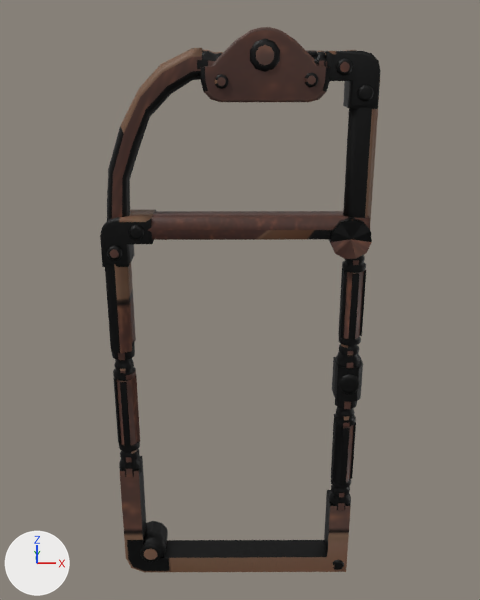
Before and after pictures for a commit that changed the Blender file OutsideResources/Objects/KynaUI.blend.
Rendered twice from a 50 mm lens placed at (0.02, -5.83, 0.5), pointed at (0.05, 0.12, -1.65). Arrows for +X, +Y and +Z are at lower left; the lights stay in place. The same objects are shown in both versions, whatever each file hides.

In view in the first picture: 'Frame'.
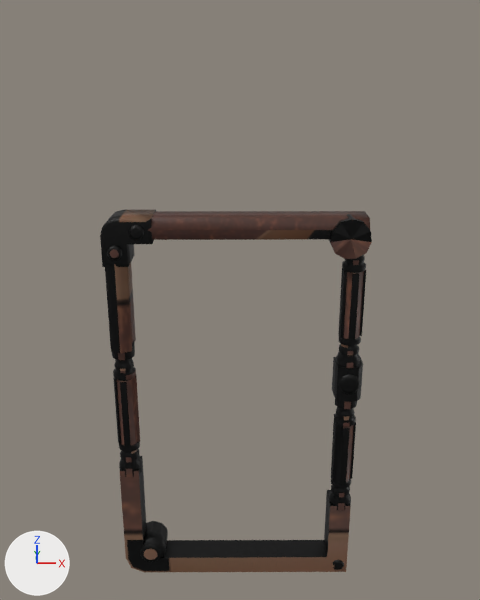
Where the change shows, as pixel boxes (x1, y1, x2, y2) in the pictures (480 x 600 px):
'Frame', reshaped (34% shorter): before (100, 27, 380, 572); after (100, 210, 372, 572)
part 1 of me_cube_007, deleted: before (107, 27, 380, 221)

What the commit changed:
me_cube_007 is used by ob_frame; location (0.02, 0.07, -2.07); scale (1.22, 0.177, 2.67).
me_cube_007 had 1822 vertices, 1638 faces, 2 loose edges and spanned x -0.98..0.99, y -1.66..1.0, z -0.96..1.05.
me_cube_007 now has 1137 vertices, 1031 faces, 2 loose edges and spans x -0.98..0.99, y -1.66..0.76, z -0.96..0.48.
me_cube_007 part 1: 11 loose pieces with 685 vertices, spanning x -0.94..0.97, y -1.42..1.0, z 0.44..1.05, are deleted.
